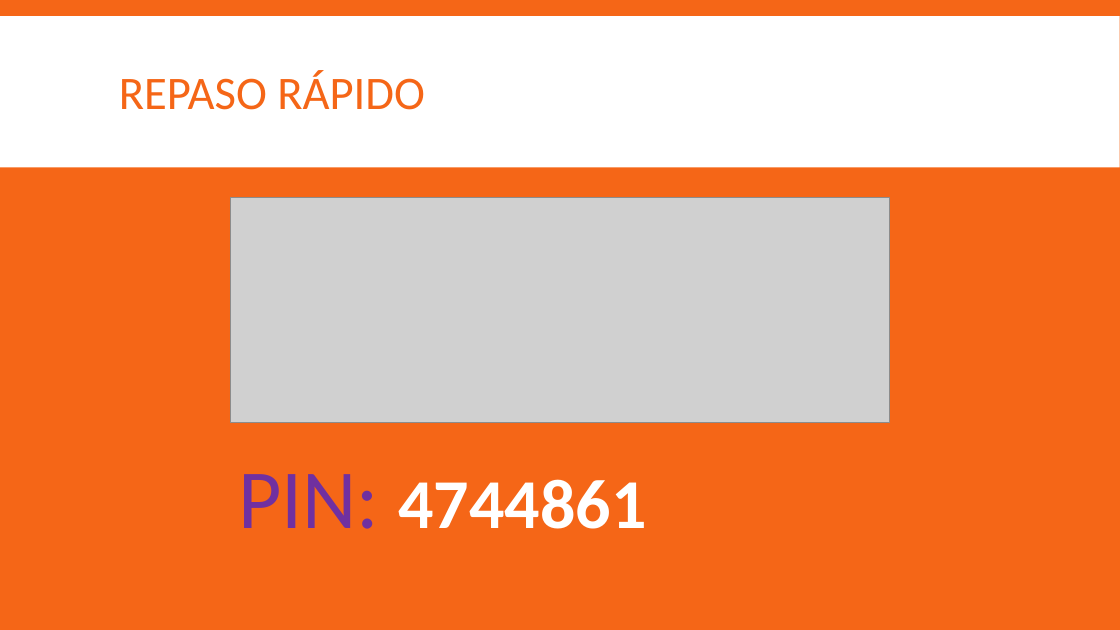
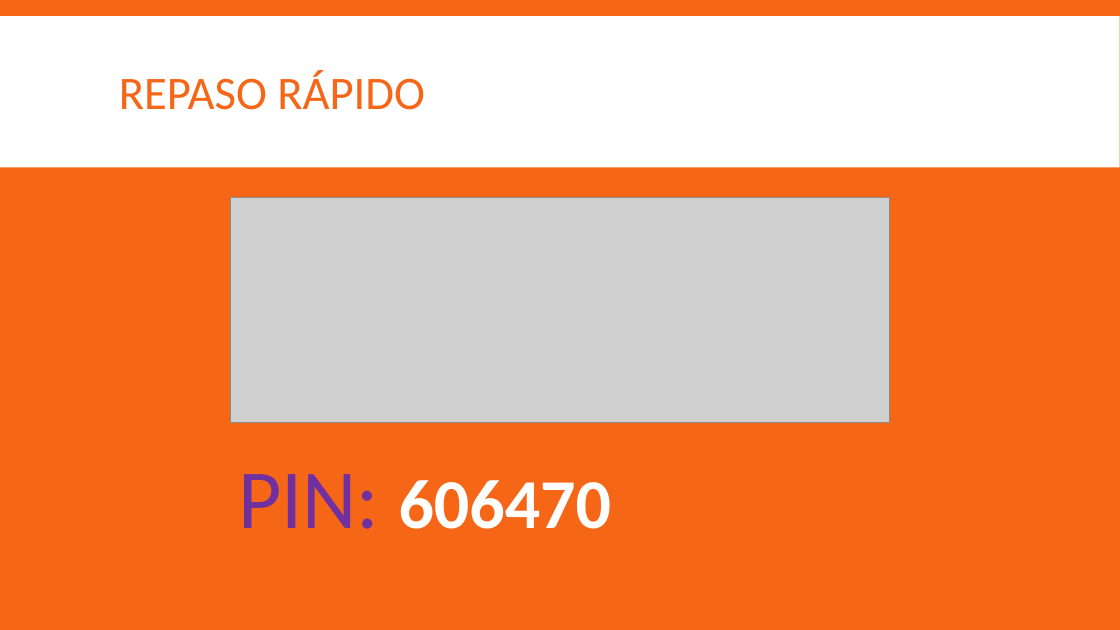
Before and after one commit to ChavaO777/presentaciones-iam, a slide deck: slide 2 of git/Git - Semana 2 - Git basico-2.pptx. Drawn at 1120x630 pixels with LibreOffice and Linux fonts; fonts in the diff are those of the drawing; grey boxes stand for pictures. Boxes give left, top, right and bottom in pixels: in the first picture for what was removed or moved away, otherwise in the second. Text is boxed around its words. In the diff, an @@ line names an element or a change of style, - is before the commit and + after.

Commit message:
Add the second presentation of the competitive programming course.

```diff
--- a/git/Git - Semana 2 - Git basico-2.pptx
+++ b/git/Git - Semana 2 - Git basico-2.pptx
@@ text at <box>238,474,612,529</box>: text changed @@
-PIN: 4744861
+PIN: 606470
```
Also in this commit, not shown: 4 other files.
